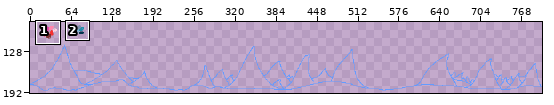
Pixel-art file -- background_placeholder.aseprite. Above: a wide view before the commit, with the close-up outlined.
Close-up. The starting point:
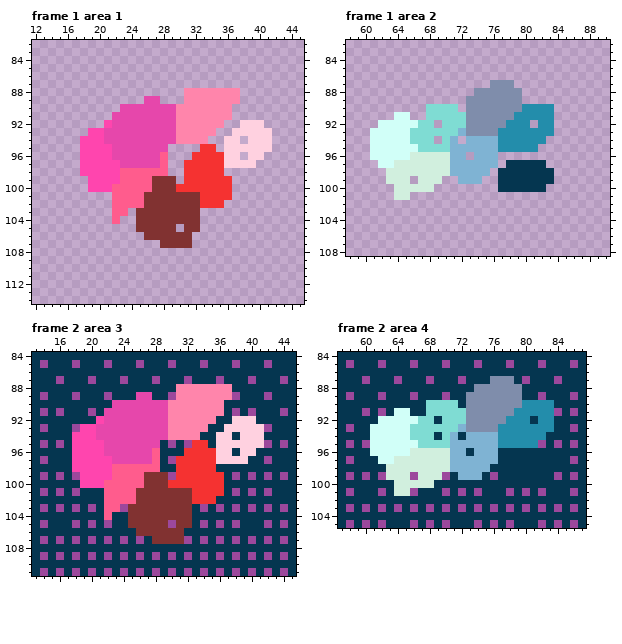
800x200 pixels, 2 frames. Shown: frame 1 area 1: x 12..45, y 82..114; frame 1 area 2: x 58..90, y 82..108; frame 2 area 3: x 13..45, y 84..111; frame 2 area 4: x 57..87, y 84..105. The wide view leaves out empty margins. The commit also changed other frames or places, which this record leaves out.
Once edited:
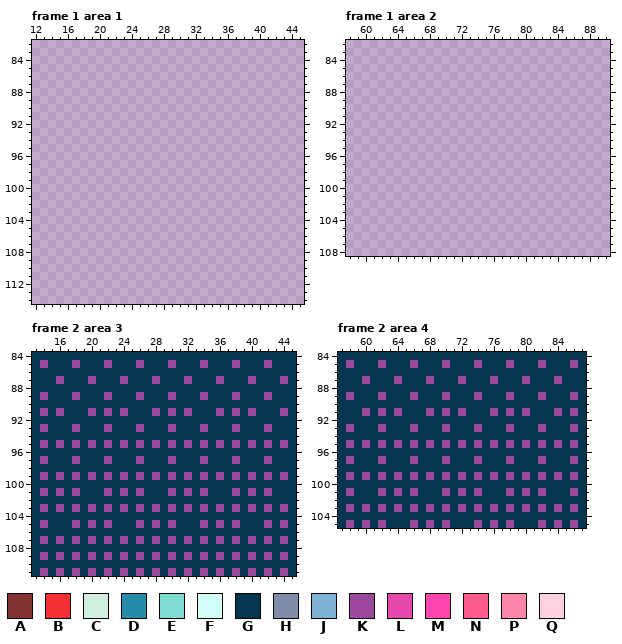
Palette (. is transparent): A #813231  B #f53231  C #d1efde  D #238dab  E #7fdcd3  F #d1fff8  G #053650  H #7f8dab  J #7fb3d3  K #9c489c  L #e647ab  M #ff45ae  N #ff5c8d  P #ff85ab  Q #ffd1e0
The exact change:
layer "Layer 3" removed
Changed rows in their new state; - is an unchanged pixel.
Frame 1 area 1:
first column x 18:
 88 -------------.......----
 89 --------..---.......----
 90 -----..............-----
 91 ----...............-----
 92 ---...............--...-
 93 -................--.....
 94 ................--..-...
 95 ...........----..-......
 96 ...........---......-..-
 97 ...........--.........--
 98 ...........--.....------
 99 -...........-......-----
100 -..................-----
101 ----...............-----
102 ----..............------
103 ----..-........---------
104 ----.--........---------
105 -------.....-..---------
106 --------......----------
107 ----------....----------
Frame 1 area 2:
first column x 61:
 87 ---------------...-----
 88 -------------......----
 89 ------------.......----
 90 -------....-...........
 91 ---..--................
 92 -.......-...........-..
 93 .......................
 94 ........-..-..........-
 95 .....................--
 96 ............-...-------
 97 -...............-.....-
 98 --.............-.......
 99 --...-...--...--.......
100 ---.....--------......-
101 ---..------------------
Frame 2 area 3:
first column x 18:
 88 -------------GGGGGGG----
 89 --------KG---GGGKGGG----
 90 -----GGGGGGGGGGGGGG-----
 91 ----KGKGGGKGKGKGGGK-----
 92 ---GGGGGGGGGGGGGGG--GGG-
 93 -GGGKGGGKGGGKGGGK--GKGGG
 94 GGGGGGGGGGGGGGGG--GG-GGG
 95 KGKGKGKGKGK----GK-KGKGKG
 96 GGGGGGGGGGG---GGGGGG-GG-
 97 KGGGKGGGKGG--GGGKGGGKG--
 98 GGGGGGGGGGG--GGGGG------
 99 -GKGKGKGKGKG-GKGKGK-----
100 -GGGGGGGGGGGGGGGGGG-----
101 ----KGKGKGGGKGKGKGG-----
102 ----GGGGGGGGGGGGGG------
103 ----KG-GKGKGKGK---------
104 ----G--GGGGGGGG---------
105 -------GKGKG-GG---------
106 --------GGGGGG----------
107 ----------KGKG----------
Frame 2 area 4:
first column x 61:
 87 ---------------KGG-----
 88 -------------GGGGGG----
 89 ------------GKGGGKG----
 90 -------GGGG-GGGGGGGGGGG
 91 ---KG--KGKGKGGGKGKGKGGG
 92 -GGGGGGG-GGGGGGGGGGG-GG
 93 GKGGGKGGGKGGGKGGGKGGGKG
 94 GGGGGGGG-GG-GGGGGGGGGG-
 95 GKGKGKGKGKGKGKGKGKGKG--
 96 GGGGGGGGGGGG-GGG-------
 97 -KGGGKGGGKGGGKGG-K---K-
 98 --GGGGGGGGGGGGG--------
 99 --GKG-GKG--KGK---K-K-K-
100 ---GGGGG---------------
101 ---KG------------------
